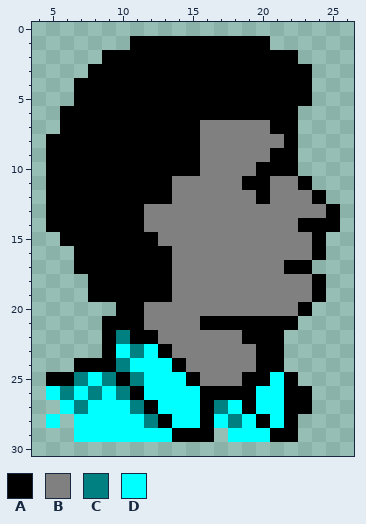
Pixel-art sprite -- assets/About_Icon.png. Above, as it was before the edit.
The file is 32x32 pixels. Shown: x 4..26, y 0..30.
Palette (. is transparent): A #000000  B #808080  C #008080  D #00ffff
Pixels before, first column x 5:
 1 ......AAAAAAAAAA.....
 2 ....AAAAAAAAAAAAAA...
 3 ...AAAAAAAAAAAAAAAA..
 4 ..AAAAAAAAAAAAAAAAA..
 5 ..AAAAAAAAAAAAAAAAA..
 6 .AAAAAAAAAAAAAAAAA...
 7 .AAAAAAAAAABBBBBAA...
 8 AAAAAAAAAAABBBBBBA...
 9 AAAAAAAAAAABBBBBAA...
10 AAAAAAAAAAABBBBAAA...
11 AAAAAAAAABBBBBAABBA..
12 AAAAAAAAABBBBBBABBBA.
13 AAAAAAABBBBBBBBBBBBBA
14 AAAAAAABBBBBBBBBBBAAA
15 .AAAAAAABBBBBBBBBBBA.
16 ..AAAAAAABBBBBBBBBBA.
17 ..AAAAAAABBBBBBBBAA..
18 ...AAAAAABBBBBBBBBBA.
19 ...AAAAAABBBBBBBBBBA.
20 .....AABBBBBBBBBBBA..
21 ....AAABBBBAAAAAAA...
22 ....ACAABBBBBBAAA....
23 ....ADCDABBBBBBAA....
24 ..AAACDDDABBBBBAA....
25 AACDCACDDDABBBAADA...
26 DCDCDCADDDDAAAADDAA..
27 .DCDDDCADDDACDADDAA..
28 D.DDDDDCADDADCDADA...
29 ..DDDDDDDAAA.DDDAA...
And afterwards:
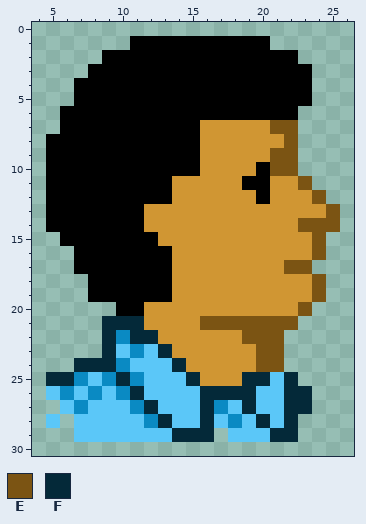
Colours new in this view: E #7b5413  F #042939
Commit message: added custom desktop icons
Changes in this commit:
colour B: #808080 -> #d09633
colour C: #008080 -> #0a8ac3
colour D: #00ffff -> #5bc7f8
y 7: x 21..22 AA -> EE
y 8: x 22 A -> E
y 9..10: x 21..22 AA -> EE
y 11: x 23 A -> E
y 12: x 24 A -> E
y 13: x 25 A -> E
y 14: x 23..25 AAA -> EEE
y 15..16: x 24 A -> E
y 17: x 22..23 AA -> EE
y 18..19: x 24 A -> E
y 20: x 23 A -> E
y 21: x 9..11 AAA -> FFF; x 16..22 AAAAAAA -> EEEEEEE
y 22: x 9 A -> F; x 11..12 AA -> FF; x 19..21 AAA -> EEE
y 23: x 9 A -> F; x 13 A -> F; x 20..21 AA -> EE
y 24: x 7..9 AAA -> FFF; x 14 A -> F; x 20..21 AA -> EE
y 25: x 5..6 AA -> FF; x 10 A -> F; x 15 A -> F; x 19..20 AA -> FF; x 22 A -> F
y 26: x 11 A -> F; x 16..19 AAAA -> FFFF; x 22..23 AA -> FF
y 27: x 12 A -> F; x 16 A -> F; x 19 A -> F; x 22..23 AA -> FF
y 28: x 13 A -> F; x 16 A -> F; x 20 A -> F; x 22 A -> F
y 29: x 14..16 AAA -> FFF; x 21..22 AA -> FF
